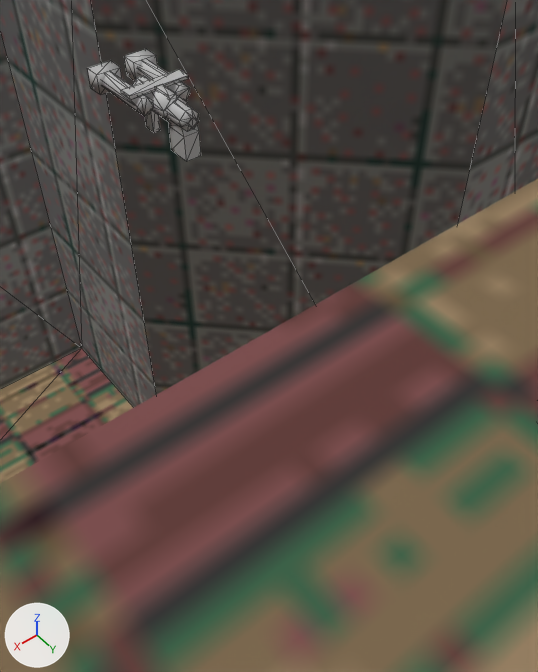
The Blender file public/examples/fps/source/map.blend as it was, and as the next commit left it.
One viewpoint serves both versions: a 50 mm lens placed at (0.92, 1.27, 1.35), pointed at (-0.05, 0.06, -0.22). The axes (+X, +Y, +Z) are drawn at lower left. The lights are the same throughout. The first picture is the older version. Mesh edges are drawn as thin lines.

Objects in the first picture: 'Cube.002', 'Level'.
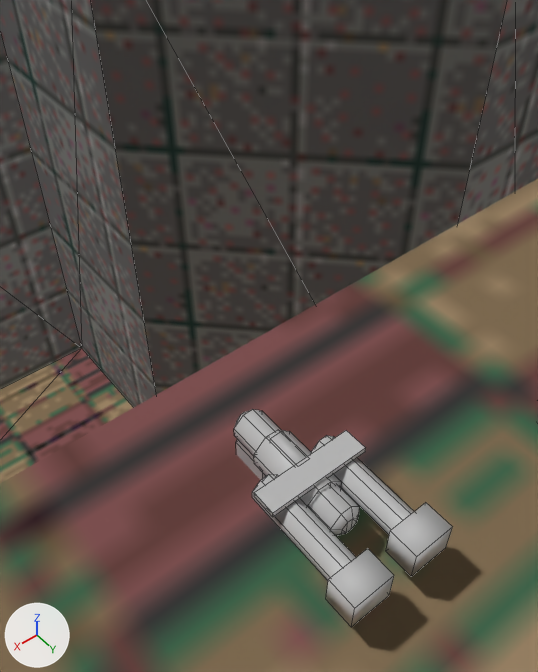
Where the newer file only moved an object's origin or applied its transform, the numbers keep the older frame.

Location of each change, [x1, y1, x2, y2] in pixels of the pictures (538 x 672 px):
'Cube.002', reshaped (91% wider, 94% taller): before [87, 49, 201, 161]; after [234, 409, 453, 627]
part 1 of me_cube_002, added: after [254, 430, 366, 517]
part 2 of me_cube_002, added: after [386, 503, 453, 577]
part 3 of me_cube_002, added: after [326, 549, 394, 627]
part 4 of me_cube_002, added: after [234, 409, 360, 535]
part 5 of me_cube_002, added: after [311, 435, 414, 535]
part 6 of me_cube_002, added: after [252, 475, 356, 581]
part 7 of me_cube_002, added: after [254, 430, 341, 508]
part 8 of me_cube_002, deleted: before [133, 76, 199, 131]
part 9 of me_cube_002, deleted: before [102, 72, 153, 116]
part 10 of me_cube_002, deleted: before [144, 89, 188, 122]
part 11 of me_cube_002, deleted: before [139, 60, 190, 101]
part 12 of me_cube_002, deleted: before [169, 119, 201, 161]
part 13 of me_cube_002, deleted: before [124, 49, 157, 81]
part 14 of me_cube_002, deleted: before [145, 110, 160, 132]
part 15 of me_cube_002, deleted: before [121, 69, 189, 99]
part 16 of me_cube_002, deleted: before [188, 117, 197, 127]
part 17 of me_cube_002, deleted: before [87, 60, 122, 95]
part 18 of me_cube_002, deleted: before [156, 84, 177, 98]
part 19 of me_cube_002, added: after [236, 431, 307, 480]

The change, as a list of edits to the scene's bpy script:
```text
Change me_cube_002:
    used by ob_cube_002; location = (-0.369, -1.0, 0.0); rotation_euler = (0.0, 0.0, 1.571), in degrees (0, 0, 90); scale = (0.0605, 0.0403, 0.0403)
    remove me_cube_002.from_pydata(...)  # 140 vertices, 216 faces; spans x -4.4..3.91, y -3.25..3.25, z -3.77..1.49
    add me_cube_002.from_pydata(...)  # 140 vertices, 122 faces; spans x 23.2..31.5, y -19.77..-13.27, z -3.77..1.49
    me_cube_002 part 1: a new loose piece, a box spanning x 26.55..27.55, y -19.65..-13.4, z 1.14..1.49, in mat_material (its picture is missing)
    me_cube_002 part 2: a new loose piece, a box spanning x 30.34..31.5, y -15.77..-13.27, z -0.68..1.32, in mat_material (its picture is missing)
    me_cube_002 part 3: a new loose piece, a box spanning x 30.34..31.5, y -19.77..-17.27, z -0.68..1.32, in mat_material (its picture is missing)
    me_cube_002 part 4: a new loose piece of 32 vertices spanning x 23.2..29.07, y -17.52..-15.52, z -0.99..1.01, in mat_material (its picture is missing)
    me_cube_002 part 5: a new loose piece of 16 vertices spanning x 26.18..31.15, y -15.35..-13.7, z -0.51..1.15, in mat_material (its picture is missing)
    me_cube_002 part 6: a new loose piece of 16 vertices spanning x 26.18..31.15, y -19.35..-17.7, z -0.51..1.15, in mat_material (its picture is missing)
    me_cube_002 part 7: a new loose piece of 16 vertices spanning x 24.93..27.76, y -17.77..-15.27, z -1.24..1.26, in mat_material (its picture is missing)
    me_cube_002 part 8: the loose piece of 32 vertices spanning x -1.96..3.91, y -1.0..1.0, z -0.99..1.01 is deleted
    me_cube_002 part 9: the loose piece of 16 vertices spanning x -4.05..0.93, y -2.83..-1.17, z -0.51..1.15 is deleted
    me_cube_002 part 10: the loose piece of 16 vertices spanning x -0.66..2.18, y -1.25..1.25, z -1.24..1.26 is deleted
    me_cube_002 part 11: the loose piece of 16 vertices spanning x -4.05..0.93, y 1.17..2.83, z -0.51..1.15 is deleted
    me_cube_002 part 12: the loose piece of 12 vertices spanning x 2.05..3.71, y -0.8..0.8, z -3.77..-0.27 is deleted
    me_cube_002 part 13: the loose piece of 8 vertices spanning x -4.4..-3.23, y 0.75..3.25, z -0.68..1.32 is deleted
    me_cube_002 part 14: the loose piece of 8 vertices spanning x -1.32..-0.41, y -0.37..0.38, z -3.77..-0.02 is deleted
    me_cube_002 part 15: the loose piece of 8 vertices spanning x -0.45..0.55, y -3.12..3.12, z 1.14..1.49 is deleted
    me_cube_002 part 16: the loose piece of 8 vertices spanning x 3.91, y -0.47..0.47, z -0.46..0.48 is deleted
    me_cube_002 part 17: the loose piece of 8 vertices spanning x -4.4..-3.23, y -3.25..-0.75, z -0.68..1.32 is deleted
    me_cube_002 part 18: the loose piece of 8 vertices spanning x 0.43..1.96, y -0.39..0.39, z 1.06..1.46 is deleted
    me_cube_002 part 19
    22 vertices are added at x 23.2..26.68, y -17.32..-16.06, z -3.77..1.46
    6 new vertices lie (0.0, 1.6, 0.0) away from vertices in x 23.39..25.06, y -17.32, z -3.77..-0.27
    10 new faces join them
    10 new faces join them, smooth
    other edits to the shape of me_cube_002 do not show in these pictures
```
